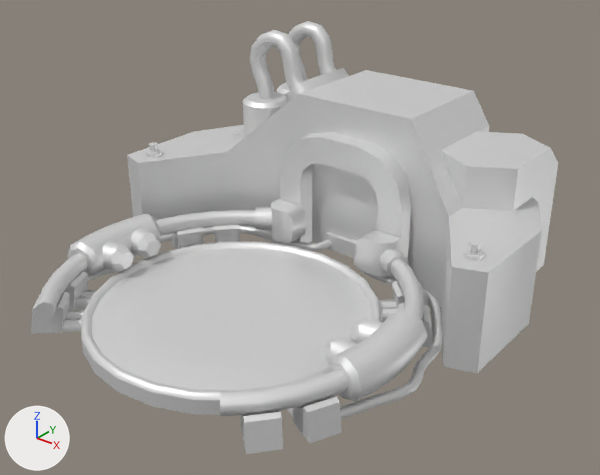
Before and after pictures for a commit that changed the glTF model glb/leglab.glb.
One viewpoint serves both versions: a 50 mm camera at (100.9, -123.5, 88.2) aimed at (2.9, -0.9, 12.3). Lighting does not change. The marker at lower left points along +X, +Y and +Z. The picture after the commit comes second. Both versions are drawn at frame 0 of the action 'ActivateClose'; the numbers are the values there.

Names of what the first picture shows: 'arml', 'armr', 'base', 'cagelight1', 'cagelight2', 'exhaust', 'nanol', 'nanor'.
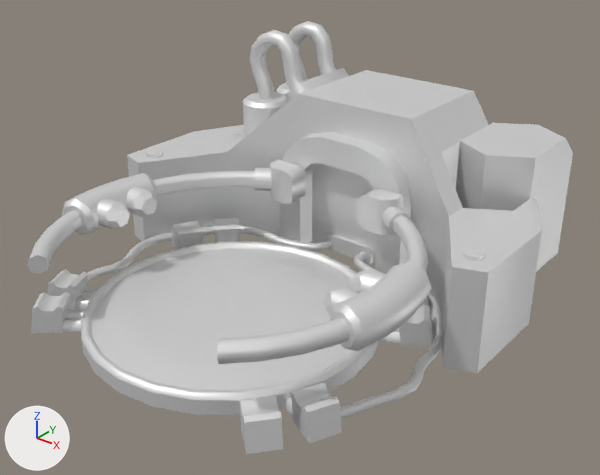
What differs and where, as boxes [x1, y1, x2, y2] in the pictures (600 x 475 px):
'arml', moved: before [220, 231, 425, 416]; after [217, 188, 428, 364]
'exhaust', moved: before [441, 131, 558, 271]; after [456, 123, 573, 271]
'nanol', moved: before [322, 311, 428, 401]; after [323, 263, 432, 351]
'armr', moved: before [35, 199, 305, 320]; after [27, 160, 305, 274]
'nanor', moved: before [68, 214, 161, 276]; after [62, 173, 157, 235]
'cagelight2', moved (mostly hidden afterwards): before [467, 240, 481, 256]; after [468, 250, 480, 255]
'cagelight1', moved (mostly hidden afterwards): before [149, 142, 159, 154]; after [150, 150, 158, 153]

The change, as a list of edits to the scene's bpy script:
```text
Change ob_arml:
    ob_arml.location: (5.0, -17.0, 6.0) -> (5.0, -17.0, 16.0)
Change ob_armr:
    ob_armr.location: (-5.0, -17.0, 6.0) -> (-5.0, -17.0, 16.0)
Change ob_cagelight1:
    ob_cagelight1.location: (-42.0, 2.0, 22.74) -> (-42.0, 2.0, 20.74)
Change ob_cagelight2:
    ob_cagelight2.location: (42.0, 2.0, 22.74) -> (42.0, 2.0, 20.74)
Change ob_exhaust:
    ob_exhaust.location: (30.0, 31.0, 15.0) -> (30.0, 39.0, 15.0)
```
